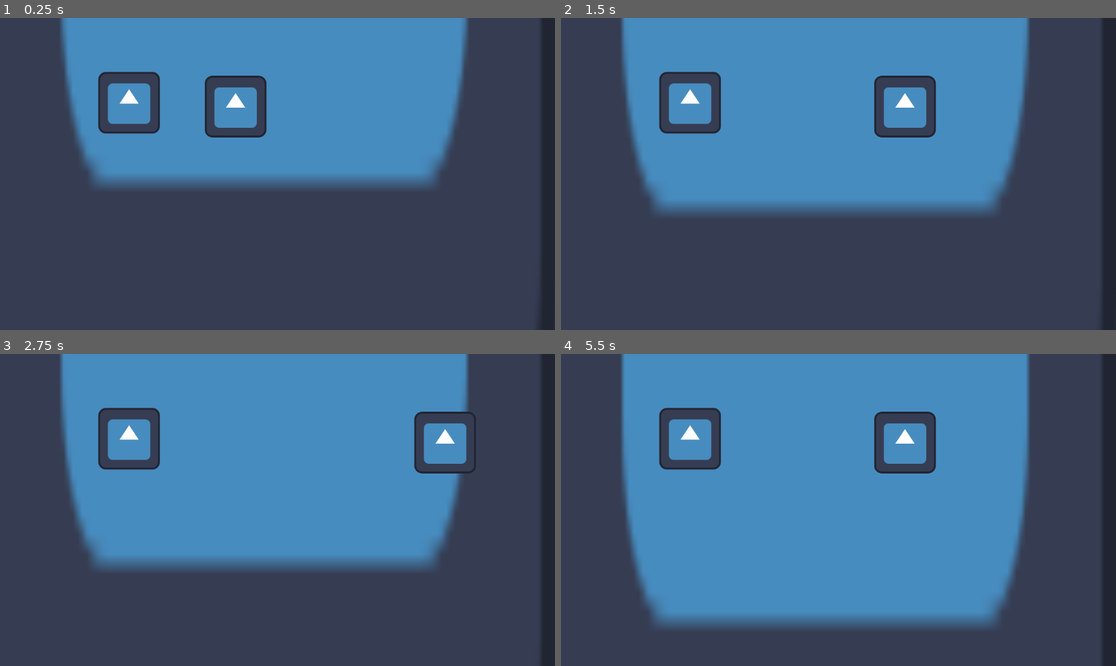
Above: before the commit, frames 1-4 (two rows, left to right).
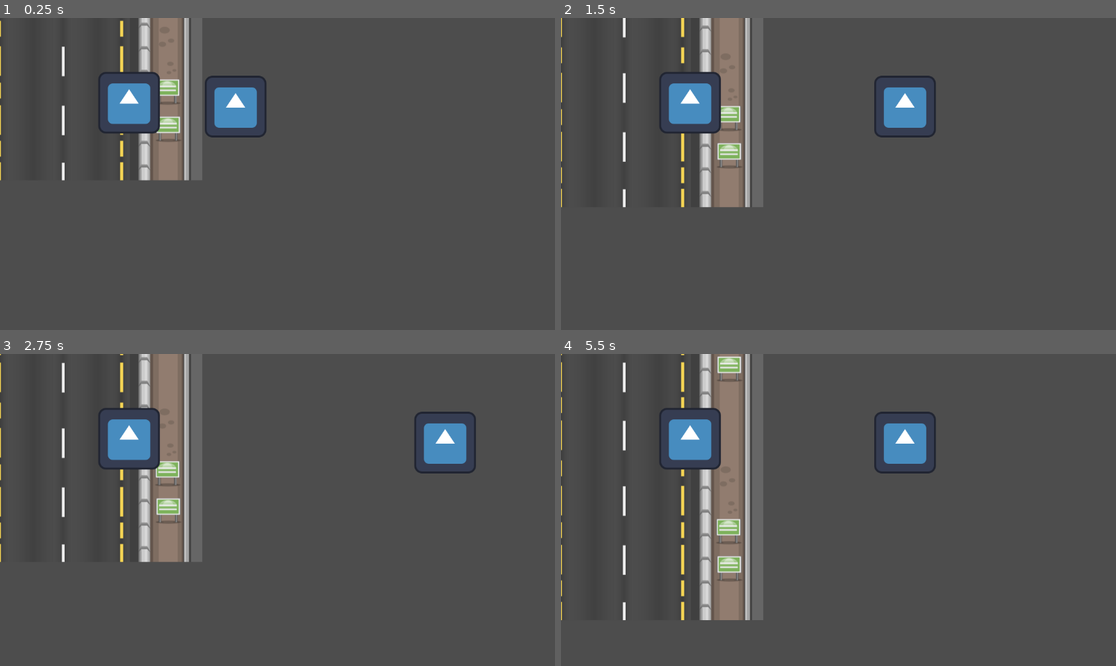
Above: after the commit, the same moments.

Repository: MathiasBenoni/urban-engine
Game: Godot game, scene res://scenes/main.tscn
Two runs of this game, one before a commit and one after it. Both use one fixed random seed, a clock stepped at 60 frames per second and the inputs below. The engine's default icon, where the game draws it, is replaced by a stand-in: a white triangle on a blue panel in a dark square.
Inputs:
- Up to frame 1 (0.25 s): no input
- Up to frame 2 (1.5 s): hold Right (ui_right) 0.53-1.28 s; hold Space (brake) from 1.28 s (still down)
- Up to frame 3 (2.75 s): release Space (brake) at 2.03 s; hold Right (ui_right) from 2.03 s (still down)
- Up to frame 4 (5.5 s): release Right (ui_right) at 3.53 s; hold Left (ui_left) 3.53-5.03 s; hold Space (brake) from 5.03 s (still down)

The runs differ from the first frame. In frame 1, 37% of the frame differs, in the area x 0-100%, y 0-100%; in frame 2, 43%; in frame 3, 48%; in frame 4, 61%.

Commit message:
added temp images, done for today

Diff:
--- a/scenes/main.tscn
+++ b/scenes/main.tscn
@@ -1,7 +1,7 @@
 [gd_scene load_steps=5 format=3 uid="uid://dt7tmqrk6vt"]
 
 [ext_resource type="Script" uid="uid://bfr0ac0m4h11" path="res://scenes/main.gd" id="1_jyhfs"]
-[ext_resource type="Texture2D" uid="uid://csdjyvtp2x2ij" path="res://icon.svg" id="1_o5qli"]
+[ext_resource type="Texture2D" uid="uid://bw8p5aj051d7n" path="res://assetes/temp/temp-road.png" id="2_jyhfs"]
 [ext_resource type="PackedScene" uid="uid://bs2hucd20aekb" path="res://scenes/car.tscn" id="2_sugp2"]
 [ext_resource type="PackedScene" uid="uid://cbcw40y62pg6x" path="res://scenes/player.tscn" id="3_jyhfs"]
 
@@ -9,9 +9,7 @@
 script = ExtResource("1_jyhfs")
 
 [node name="Sprite2D" type="Sprite2D" parent="."]
-position = Vector2(548.5, -1501.5001)
-scale = Vector2(9.5703125, 41.601566)
-texture = ExtResource("1_o5qli")
+texture = ExtResource("2_jyhfs")
 
 [node name="car" parent="." instance=ExtResource("2_sugp2")]
 position = Vector2(268, 176)
Binary file added: assetes/temp/temp-road.png
Not shown, added: assetes/temp/temp-road.png.import
